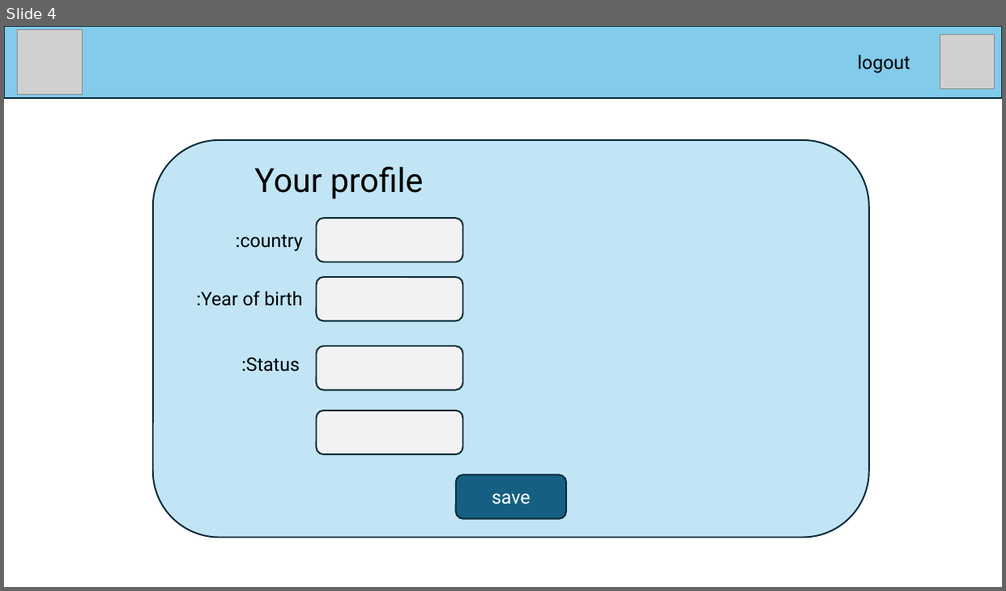
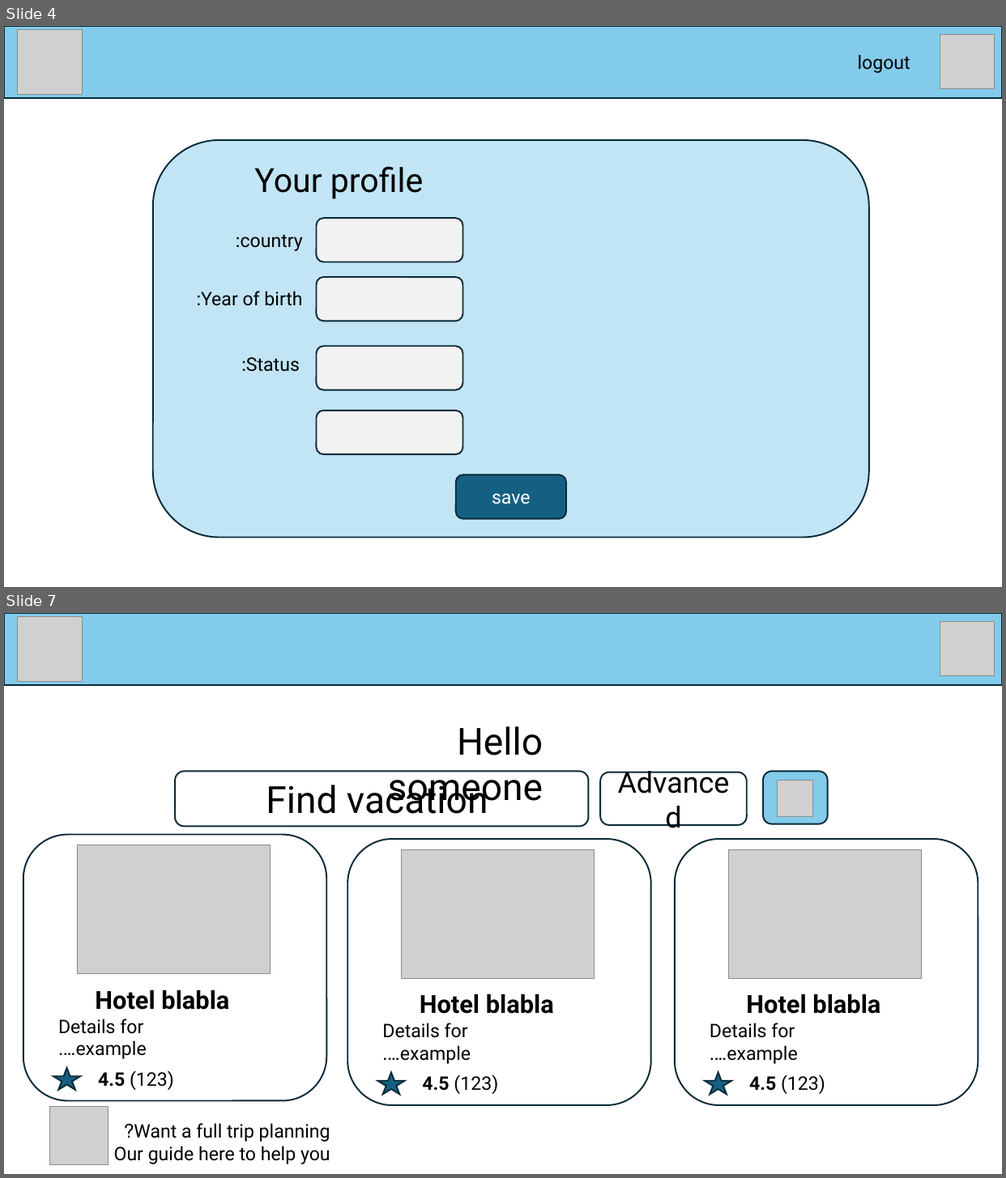
Before and after one commit to ptubul/vacapp, a slide deck: sprint1.pptx. Shown one above the other, each under a label of ours: slide 4 before the commit, slides 4 and 7 after it; the slides between them are not shown. The pictures are 1006x591 and 1006x1178 pixels, drawn with LibreOffice and Linux fonts; fonts in the diff are those of the drawing; grey boxes stand for pictures. Boxes give left, top, right and bottom in pixels: in the first picture for what was removed or moved away, otherwise in the second. Text is boxed around its words. In the diff, an @@ line names an element or a change of style, - is before the commit and + after.

```diff
--- a/sprint1.pptx
+++ b/sprint1.pptx
@@ slide 7 added at <box>4,613,1002,1174</box>, background #FFFFFF @@
@@ rectangle added at <box>4,613,1002,685</box>, fill #83CBEB, outline #092A39 1.5 pt @@
@@ picture added at <box>17,617,82,682</box> @@
@@ picture added at <box>940,622,995,677</box> @@
@@ text added at <box>388,726,543,809</box>, 36 pt, text #000000 @@
+Hello someone
@@ group added at <box>175,771,828,826</box>: 3 rounded rectangles, 1 text, 1 picture @@
+Find vacation
+Advanced
@@ group added at <box>23,835,326,1101</box>: 3 texts, 1 rounded rectangle, 1 picture, 1 star @@
+Hotel blabla
+Details for example….
+4.5 (123)
@@ group added at <box>347,839,651,1105</box>: 3 texts, 1 rounded rectangle, 1 picture, 1 star @@
+Hotel blabla
+Details for example….
+4.5 (123)
@@ group added at <box>675,839,978,1105</box>: 3 texts, 1 rounded rectangle, 1 picture, 1 star @@
+Hotel blabla
+Details for example….
+4.5 (123)
@@ picture added at <box>49,1106,108,1165</box> @@
@@ text added at <box>114,1123,330,1165</box>, 18 pt, text #000000 @@
+Want a full trip planning?
+Our guide here to help you
```
Also in this commit, not shown: 7 slides changed, 2 other slides added, 1 slide removed.
